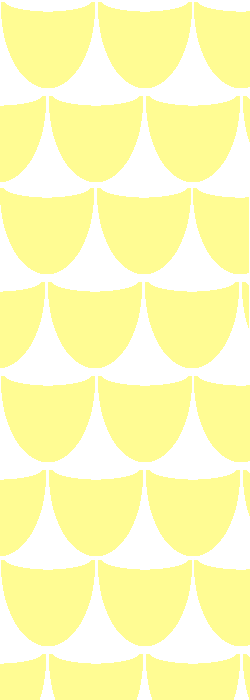
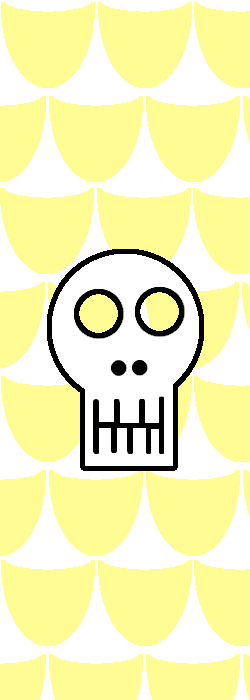
Two versions of the same layered image (250x700). Layer-by-layer changes:
added layer "Layer #1" above "Layer #2" over [52, 254, 199, 466]
added layer "Layer #2" above "Layer" over [47, 249, 204, 471]
